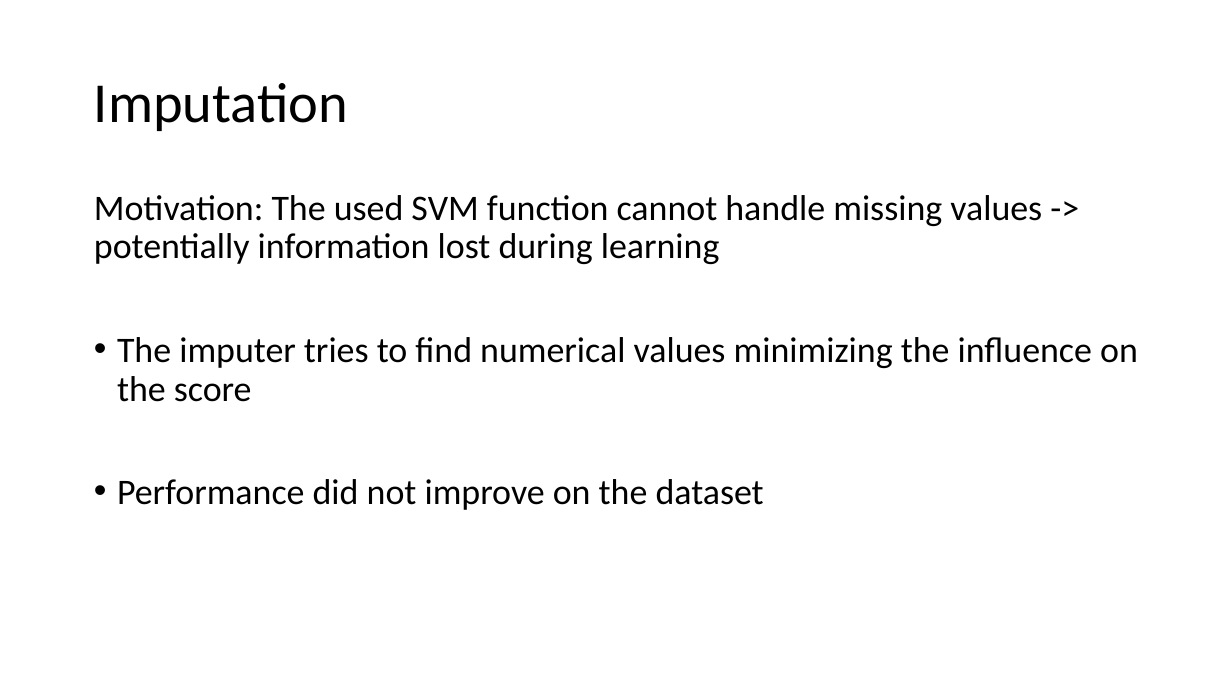
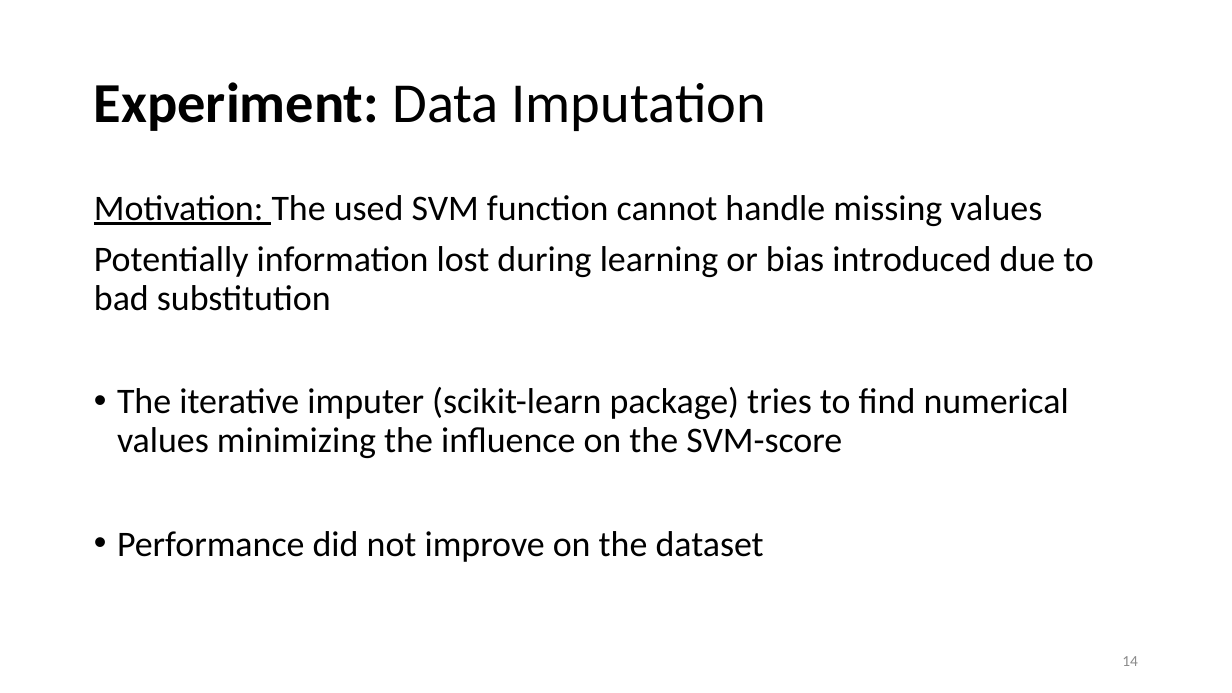
Before and after one commit to emilpaulitz/Bachelor-Thesis, a slide deck: slide 14 of doc/presentation_v2.pptx. Drawn at 1232x693 pixels with LibreOffice and Linux fonts; fonts in the diff are those of the drawing. Boxes give left, top, right and bottom in pixels: in the first picture for what was removed or moved away, otherwise in the second. Text is boxed around its words. In the diff, an @@ line names an element or a change of style, - is before the commit and + after.

```diff
--- a/doc/presentation_v2.pptx
+++ b/doc/presentation_v2.pptx
@@ title at [94,82,766,131]: text changed @@
-Imputation
+Experiment: Data Imputation
@@ text at [94,195,1094,458]: text changed @@
-Motivation: The used SVM function cannot handle missing values -> potentially information lost during learning
-• The imputer tries to find numerical values minimizing the influence on the score
+Motivation: The used SVM function cannot handle missing values
+Potentially information lost during learning or bias introduced due to bad substitution
+• The iterative imputer (scikit-learn package) tries to find numerical values minimizing the influence on the SVM-score
@@ page number added at [1122,656,1138,666], 12 pt, text #8C8C8C @@
+14
```
Also in this commit, not shown: 14 other slides changed, 2 slides added, 2 slides removed, 7 other files.
